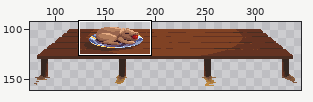
Two versions of one pixel-art file, assets_src/image/backgrounds/props/large_table.ase. The picture above shows the old version from afar; the outline marks the close-up.
Close-up. Before:
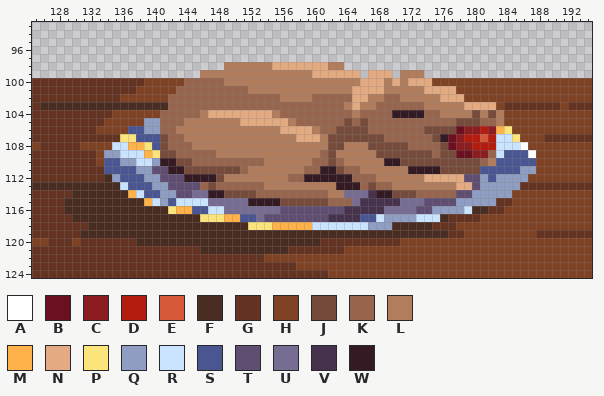
384x216 pixels, 1 frame. Shown: x 125..194, y 93..124. The wide view leaves out empty margins.
Visible layers, top first: "Layer 7", "Layer 8", "Layer 5", "Layer 4", "Layer 6", "Layer 3".
Palette (. is transparent): A #ffffff  B #6a1020  C #8b1c20  D #b41c10  E #d55939  F #492d22  G #643322  H #804224  J #774b3c  K #97644d  L #b27d5c  M #ffb24a  N #e4ab83  P #fae47b  Q #8f9dc2  R #cae4ff  S #4a5691  T #5f4d72  U #776c92  V #46324c  W #341a23
Pixels before, first column x 125:
 98 ........................LLLLLLNNNNNNNLL...............................
 99 .....................LLLLLLLLLLLLLLNNNNNN.NNN.LLL.....................
100 GGGGGGGGGGGGGGHHHHHKKKKKLLLLLLLLLLLLLLLLLNNNLNLNNNHHHHHHHHHHHHHHHHHHHH
101 GGGGGGGGGGGGGHHHHHKKKKKKKKKLLLLLLLLLLLLLNNNNLLLLLNNNNHHHHHHHHHHHHHHHHH
102 GGGGGGGGGGGHHHHHHKKKKKKKKKKKKKKLLLLKKKKKNNLLKKLLLLLNNNHHHHHHHHHHHHHHHH
103 GFFFFFFFFFFFFFFFFKKKKKKKKKKKKKKKKKKKKKKLNLLKKKKKKLLLLLNNNNHGGGGGGGHGGG
104 GGGGGGGGGGHHHHHHKKKKKLNNNNNNNNLKKKKKKKKKLKKKKWWWWKKLLLLJLJLHHHHHHHHHHH
105 GGGGGGGGGHHHHHQQKKKLLLLLLLNNNNNNLKKKKKKJKJKKKKKKKKKKKJJJKKLHHHHHHHHHHH
106 GGGGGGGGHHHHSSQQKKLLLLLLLLLLLLLNNNNLKKJJJJKKKKKKKJJJJBCCDCMPHHHHHHHHHH
107 GGGGGGGGGGGPPSSSJKKLLLLLLLLLLLLLLNNNLJJJJJJJKKKKKKJWBCDDEDRRPHHHGGGGGG
108 HGGGGGHHHHRRMMPSJKKKLLLLLLLLLLLLLLLLLJJLLLJJJJJKKKKJBCCDDDRRRAHHHHHHHH
109 GGGGGGGGHQQRRRMPJJKKKKKLLLLLLLLLLLLLKJLLLLLJJJJJJJKJJBBCCKRSSSAHHHHHHH
110 GGGGGGGGHSSQQRRQWWJJKKKKKKKKKLLLLLLKKJKLLLLLWWJJJJJJJJJJKLSSSSSHHHHHHH
111 GGGGGGGGGSSSSQQTTWWJJJJJJJKLLLLLLLKKWWJKKLLLLLLWWWWJJJJJSSSSSQQHHHHHHH
112 GGGGGGGGGFQSSSQQTTTWWWWJLLLLLLLLKKWWWWWWKKKLLLLLLNNNNNTTQSQQQQHHHHHHHH
113 FFFFFFFFFFFRSSSQQTTTTKJKKKKKKLLLLLLLLLWWWKJKKLLLLLLLLNNTQQQQQGGGGGGGGG
114 GGGGGFFFFFFFMRSSQQTTUUWWJJJJKKKKKKKKKLLUUUVWWJJJKKKKKTTQQQQQHHHHHHHHHH
115 GGGGFFFFFFFFFFMRQSRRRRUUUUUWWWWJJJJJJKKKUVVVVVUUUTTTTQQQQQGGHHHHHHHHHH
116 GGGGFFFFFFFFFFFFFPMMSSRRUUUUUUUTTTTTTTTVVVVVUUUUTTQQQQRFFGGHHHHHHHHHHH
117 GGGGGFFFFFFFFFFFFFFFFPPPMMSSUTTTTTTTTVVVVSSRQQQQRRRFGGGGHHHHHHHHHHHHHH
118 GGGGGGGFFFFFFFFFFFFFFFFFFFFPPPMMMMMRRRRRRRQQQFFFFFGGGHHHHHHHHHHHHHHHHH
119 GGGGGGFFFFFFFFFFFFFFFFFFFFFFFFFFFFFFFFFFFFFFFFFFFFFFGGHHHHHHHHHGGGGGGG
120 HHGGGHGGGGGGGFFFFFFFFFFFFFFFFFFFFFFFGGGGGGGGGGHHHHHHHHHHHHHHHHHHHHHHHH
121 GGGGGGGGGGGGGGGGGGGGGFFFFFFFFFFFGGGGGGGHHHHHHHHHHHHHHHHHHHHHHHHHHHHHHH
122 GGGGGGGGGGGGGGGGGGGGGGGGGGGGGHHHHHHHHHHHHHHHHHHHHHHHHHHHHHHHHHHHHHHHHH
123 GGGGGGGGGGGGGGGGGGGGGGGGGGGGGGGGGHHHHHHHHHHHHHHHHHHHHHHHHHHHHHHHHHHHHH
124 GGGGGGGGGGGGGGGGGGGGGGGGGGGGGGGGGGGGGHHHHHHHHHHHHHHHHHHHHHHHHHHHHHHHHH
Now the later version:
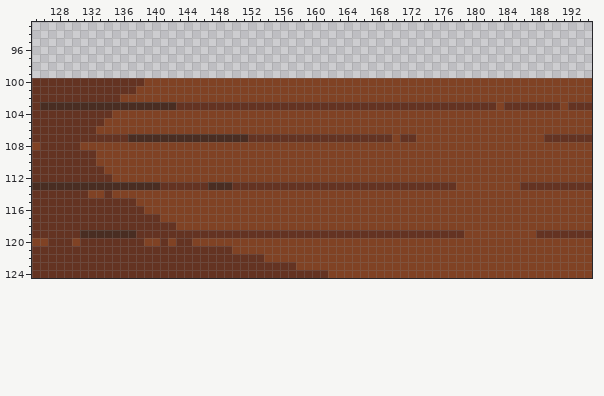
Change:
layer "Layer 6" now hidden
layer "Layer 4" now hidden
layer "Layer 5" now hidden
layer "Layer 8" now hidden
layer "Layer 7" now hidden
Changed rows in their new state; - is an unchanged pixel.
first column x 129:
 98 --------------------...............------------------------
 99 -----------------....................-...-...--------------
100 ---------------HHHHHHHHHHHHHHHHHHHHHHHHHHHHHHH-------------
101 --------------HHHHHHHHHHHHHHHHHHHHHHHHHHHHHHHHHHH----------
102 -------------HHHHHHHHHHHHHHHHHHHHHHHHHHHHHHHHHHHHH---------
103 -------------FGGGGGGGGGGGGGGGGGGGGGGGGGGGGGGGGGGGGGGGG-----
104 ------------HHHHHHHHHHHHHHHHHHHHHHHHHHHHHHHHHHHHHHHHHHH----
105 ----------HHHHHHHHHHHHHHHHHHHHHHHHHHHHHHHHHHHHHHHHHHHHH----
106 --------HHHHHHHHHHHHHHHHHHHHHHHHHHHHHHHHHHHHHHHHHHHHHHHH---
107 -------GFFFFFFFFFFFFFFFGGGGGGGGGGGGGGGGGGHGGHHHHHHHHHHHHH--
108 ------HHHHHHHHHHHHHHHHHHHHHHHHHHHHHHHHHHHHHHHHHHHHHHHHHHHH-
109 -----HHHHHHHHHHHHHHHHHHHHHHHHHHHHHHHHHHHHHHHHHHHHHHHHHHHHHH
110 -----HHHHHHHHHHHHHHHHHHHHHHHHHHHHHHHHHHHHHHHHHHHHHHHHHHHHHH
111 -----HHHHHHHHHHHHHHHHHHHHHHHHHHHHHHHHHHHHHHHHHHHHHHHHHHHHHH
112 -----GHHHHHHHHHHHHHHHHHHHHHHHHHHHHHHHHHHHHHHHHHHHHHHHHHHHH-
113 -------FFFFFGGGGGGFFFGGGGGGGGGGGGGGGGGGGGGGGGGGGGHHHHHHHH--
114 -GGHHGHHHHHHHHHHHHHHHHHHHHHHHHHHHHHHHHHHHHHHHHHHHHHHHHHH---
115 GGGGGGGGGHHHHHHHHHHHHHHHHHHHHHHHHHHHHHHHHHHHHHHHHHHHHHHH---
116 GGGGGGGGGGHHHHHHHHHHHHHHHHHHHHHHHHHHHHHHHHHHHHHHHHHHHHH----
117 -GGGGGGGGGGGHHHHHHHHHHHHHHHHHHHHHHHHHHHHHHHHHHHHHHHH-------
118 ---GGGGGGGGGGGHHHHHHHHHHHHHHHHHHHHHHHHHHHHHHHHHHH----------
119 ---------GGGGGGGGGGGGGGGGGGGGGGGGGGGGGGGGGGGGGGG-----------
120 ---------GHHGHGGHHHHHHHHHHHHHHHHHHHHHHHHHH-----------------
121 -----------------GGGGHHHHHHHHHHHHHH------------------------
Changed places in both close-ups, as pixel boxes (x1, y1, x2, y2):
changed: (64, 62, 536, 254)
